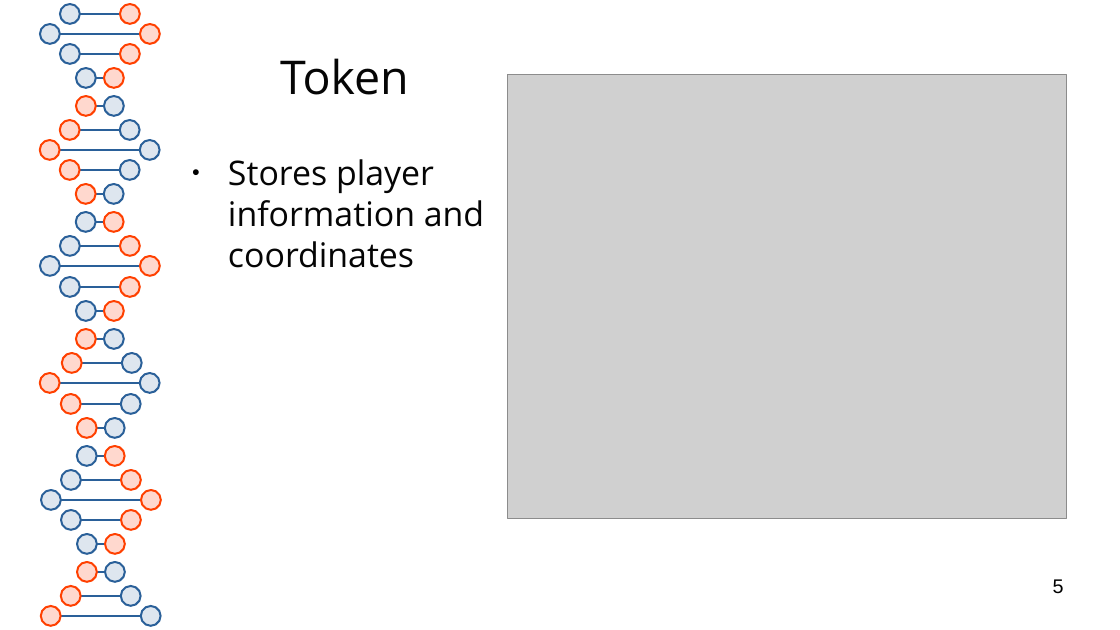
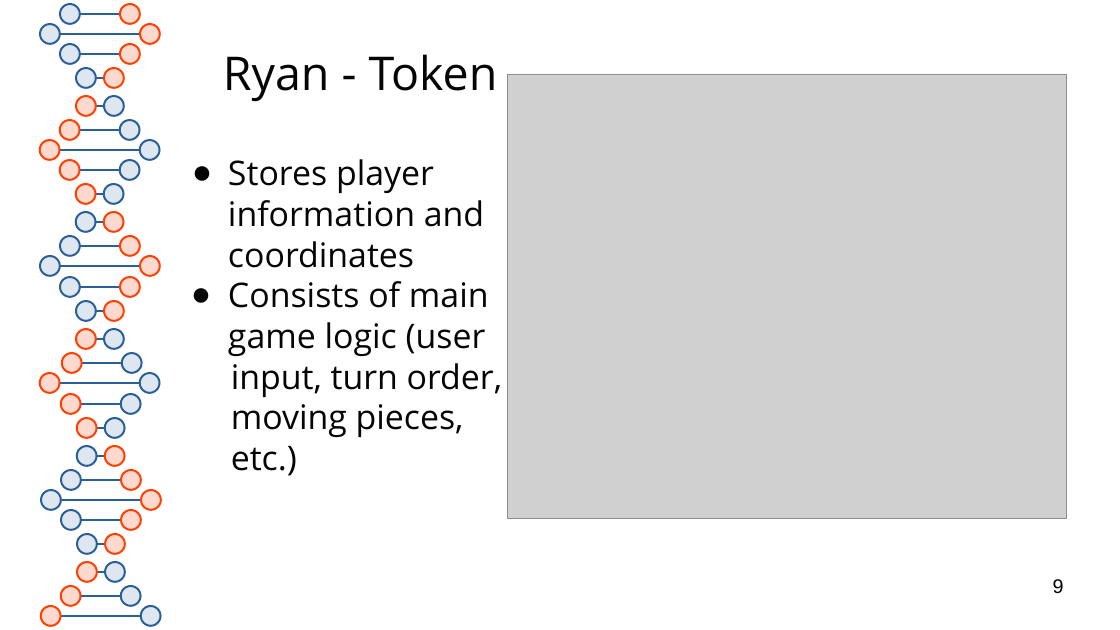
Before and after one commit to RedOctober117/ChutesAndLadders, a slide deck: slide 9 of documentation/presentation.pptx (slide 5 before the commit). Drawn at 1120x630 pixels with LibreOffice and Linux fonts; fonts in the diff are those of the drawing; grey boxes stand for pictures. Boxes give left, top, right and bottom in pixels: in the first picture for what was removed or moved away, otherwise in the second. Text is boxed around its words. In the diff, an @@ line names an element or a change of style, - is before the commit and + after.

Commit message:
Presentation changes by Ryan

```diff
--- a/documentation/presentation.pptx
+++ b/documentation/presentation.pptx
@@ title at [223,54,498,101]: text changed @@
-Token
+Ryan - Token
@@ text at [228,281,502,476]: paragraphs added @@
+● Consists of main game logic (user
+input, turn order, moving pieces,
+etc.)
@@ page number at [1053,579,1064,594]: text changed @@
-5
+9
```
Also in this commit, not shown: 8 other slides changed, 6 slides added.
